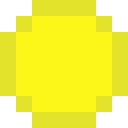
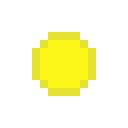
Before/after of a 128x128 layered artwork. What changed in the layer stack:
removed layer "Layer 2" over [0, 0, 128, 128]
painted on "Layer 3" over [16, 16, 112, 112]
showed "Layer 1", painted on it over [8, 8, 128, 128]
